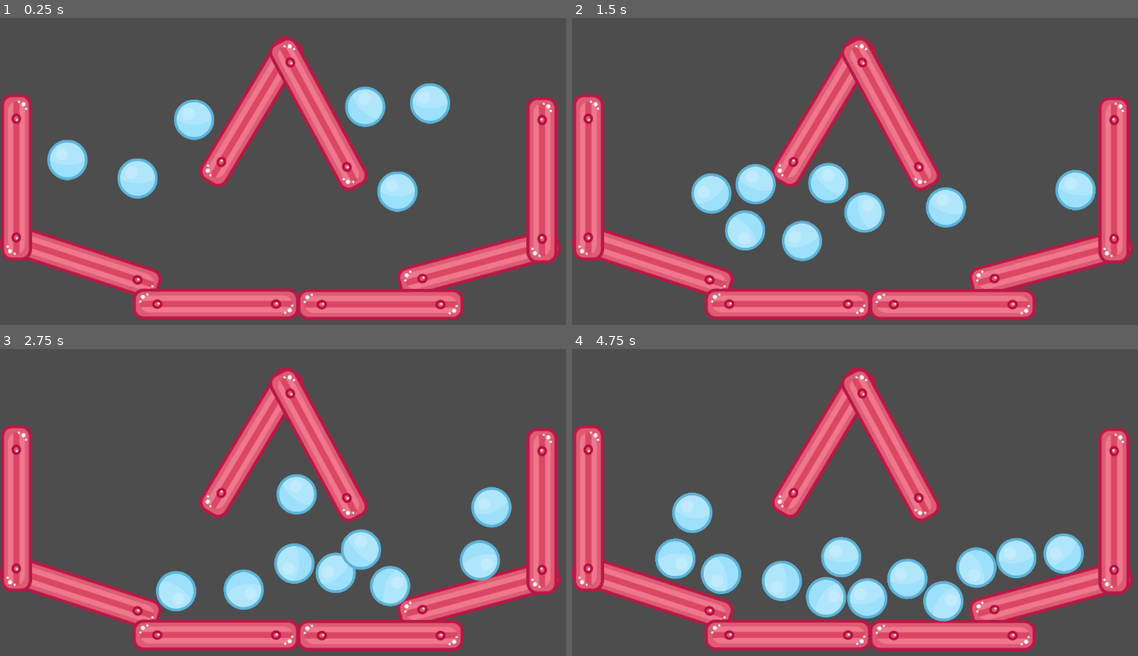
Above: before the commit, frames 1-4 (two rows, left to right).
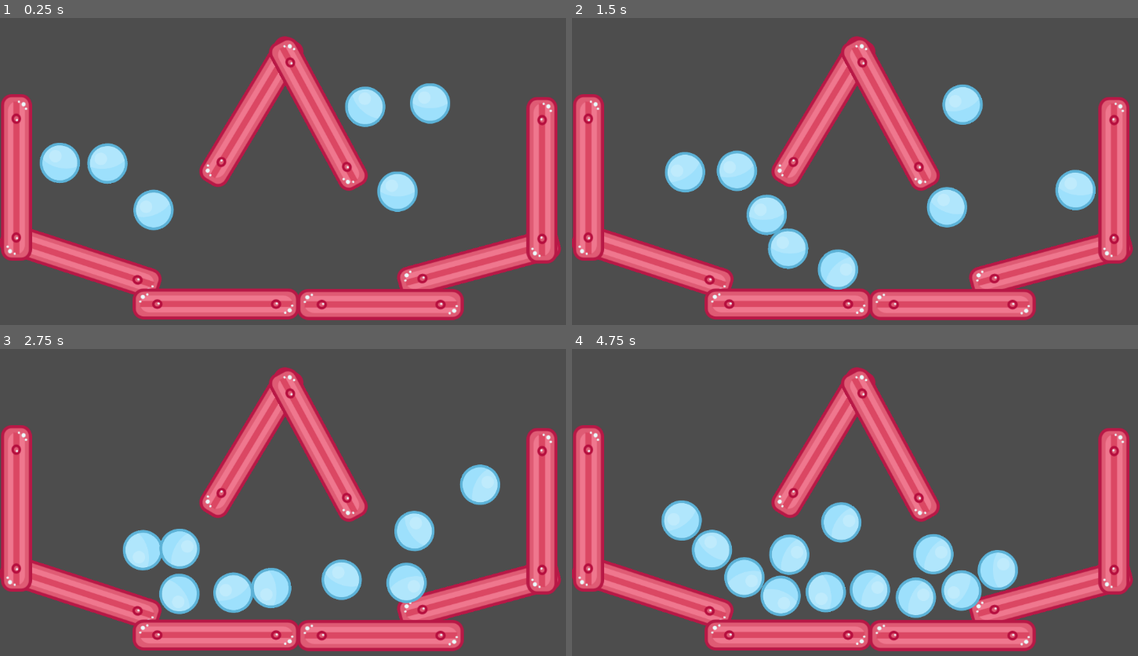
Above: after the commit, the same moments.

Repository: BenjaminLawrence/InstancingStarter
Game: Godot game, scene res://Main.tscn
Two runs of this game, one before a commit and one after it. Both use one fixed random seed, a clock stepped at 60 frames per second and the inputs below.
Inputs (mouse positions are in pixels of both pictures, inside the frame that each line leads up to):
- Up to frame 1 (0.25 s): no input
- Up to frame 2 (1.5 s): move the mouse to (1024, 153) at 0.52 s; press the mouse at (1024, 153) at 0.53 s; move the mouse to (758, 186) at 1.27 s; release the mouse at (758, 186) at 1.28 s; click (758, 186) at 1.35 s
- Up to frame 3 (2.75 s): move the mouse to (373, 422) at 2.02 s; press the mouse at (373, 422) at 2.03 s
- Up to frame 4 (4.75 s): move the mouse to (855, 570) at 2.77 s; release the mouse at (855, 570) at 2.78 s; click (855, 570) at 2.85 s; move the mouse to (1075, 554) at 3.52 s; press the mouse at (1075, 554) at 3.53 s; move the mouse to (696, 447) at 4.27 s; release the mouse at (696, 447) at 4.28 s; click (696, 447) at 4.35 s

The runs differ from the first frame. In frame 1, 3.4% of the frame differs, in the area x 6-38%, y 26-70%; in frame 2, 7.7%; in frame 3, 9.5%; in frame 4, 12%, in the area x 14-91%, y 46-89%.

Commit message:
Upped gravity for the first ball

Diff:
--- a/Main.tscn
+++ b/Main.tscn
@@ -133,7 +133,8 @@
 shape = SubResource("2")
 
 [node name="Ball" parent="." instance=ExtResource("2")]
-position = Vector2(357, 118)
+position = Vector2(213, 92)
+gravity_scale = 10.0
 
 [node name="Ball2" parent="." instance=ExtResource("2")]
 position = Vector2(253, 226)
